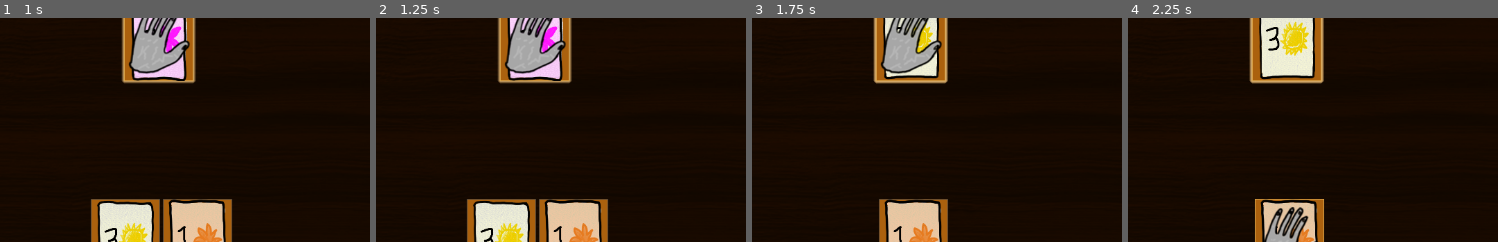
Above: before the commit, frames 1-4 (left to right).
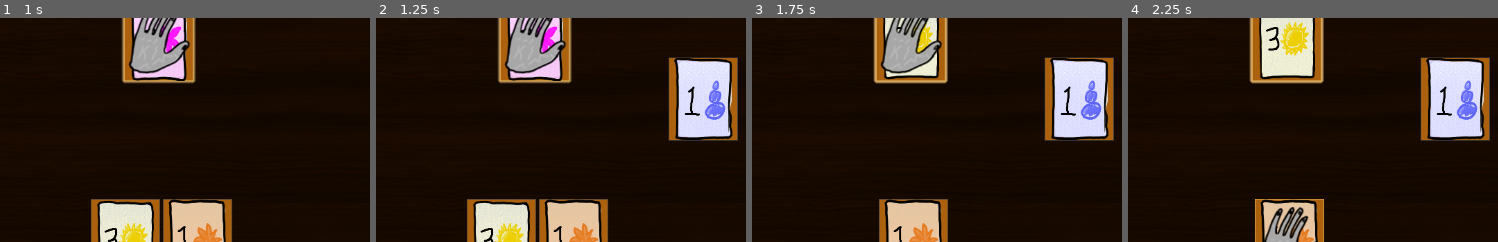
Above: after the commit, the same moments.

Repository: ftekverk/sellyourlife
Game: Godot game, scene res://our_development/finn_dev.tscn
The game is run twice, just before and just after one commit, with the same random seed, the same clock (stepped at 60 frames per second) and the same inputs. The project has no main scene, so this scene is started directly.
Inputs (mouse positions are % of the whole screen's width and height, from its top left):
- Up to frame 1 (1 s): tap Enter at 0.5 s; drag from (44, 91) to (53, 46) at 0.52 s
- Up to frame 2 (1.25 s): no input
- Up to frame 3 (1.75 s): drag from (49, 91) to (53, 46) at 1.27 s
- Up to frame 4 (2.25 s): move the mouse to (54, 91) at 2.02 s; press the mouse at (54, 91) at 2.03 s
The pictures show only the part of the screen within x 32-82%, y 41-91%; the shares and areas given below are measured in that part.

Frame 1 is identical in both runs. In frame 2, 6.4% of the frame differs, in the area x 79-98%, y 17-55%; in frame 3, 6.4%; in frame 4, 6.4%.

Commit message:
dealer card shown when card played

Diff:
--- a/card_stuff/card_UI/cardUI.tscn
+++ b/card_stuff/card_UI/cardUI.tscn
@@ -16,13 +16,9 @@
 [node name="CardUI" type="Control"]
 custom_minimum_size = Vector2(100, 120)
 layout_mode = 3
-anchors_preset = 15
-anchor_right = 1.0
-anchor_bottom = 1.0
-offset_right = -1127.0
-offset_bottom = -618.0
-grow_horizontal = 2
-grow_vertical = 2
+anchors_preset = 0
+offset_right = 100.0
+offset_bottom = 120.0
 theme = ExtResource("1_y3kbt")
 script = ExtResource("2_qr05n")
 
--- a/our_development/finn_dev.tscn
+++ b/our_development/finn_dev.tscn
@@ -8,15 +8,15 @@
 [ext_resource type="Script" path="res://Cursor Stuff/CursorControl.gd" id="5_qo38k"]
 
 [sub_resource type="RectangleShape2D" id="RectangleShape2D_6og4o"]
-size = Vector2(839, 211)
+size = Vector2(414, 211)
 
-[node name="FinnDev2" type="Node2D"]
+[node name="FinnDev" type="Node2D"]
 
 [node name="CardDropArea" type="Area2D" parent="."]
 collision_layer = 2
 
 [node name="CollisionShape2D" type="CollisionShape2D" parent="CardDropArea"]
-position = Vector2(571.5, 297.5)
+position = Vector2(359, 297.5)
 shape = SubResource("RectangleShape2D_6og4o")
 
 [node name="BattleUI" type="CanvasLayer" parent="." groups=["ui_layer"]]
@@ -57,3 +57,8 @@
 z_index = 10
 z_as_relative = false
 script = ExtResource("5_qo38k")
+
+[node name="DealerDropLocation" type="Node2D" parent="."]
+position = Vector2(765, 324)
+
+[node name="Sprite2D" type="Sprite2D" parent="DealerDropLocation"]
--- a/scripts/game_handler.gd
+++ b/scripts/game_handler.gd
@@ -9,6 +9,7 @@
 @onready var hand = $"../BattleUI/Hand"
 @onready var dealer = $"../Dealer"
 @onready var window = $"../Window"
+@onready var dealer_drop_location = $"../DealerDropLocation"
 
 # Signals
 signal changeSeason
@@ -49,7 +50,20 @@
 #	1.) Get a card from the dealer and determine if win
 	var dealer_card = dealer.choose_card_to_play(dealer_hand)
 
+	dealer_card.panel.size = Vector2(100, 120)
+	#dealer_card.panel.z_index = 10
+	dealer_card.position = dealer_drop_location.position
+
+
+
+
+
+	#dealer_card.reparent(dealer_drop_location)
+	#print("reparented to: ", dealer_drop_location)
+
+	#dealer_card.postion = Vector2(300, 300)
 	print("dealer_card value: ", dealer_card.card.value)
+
 
 
 
